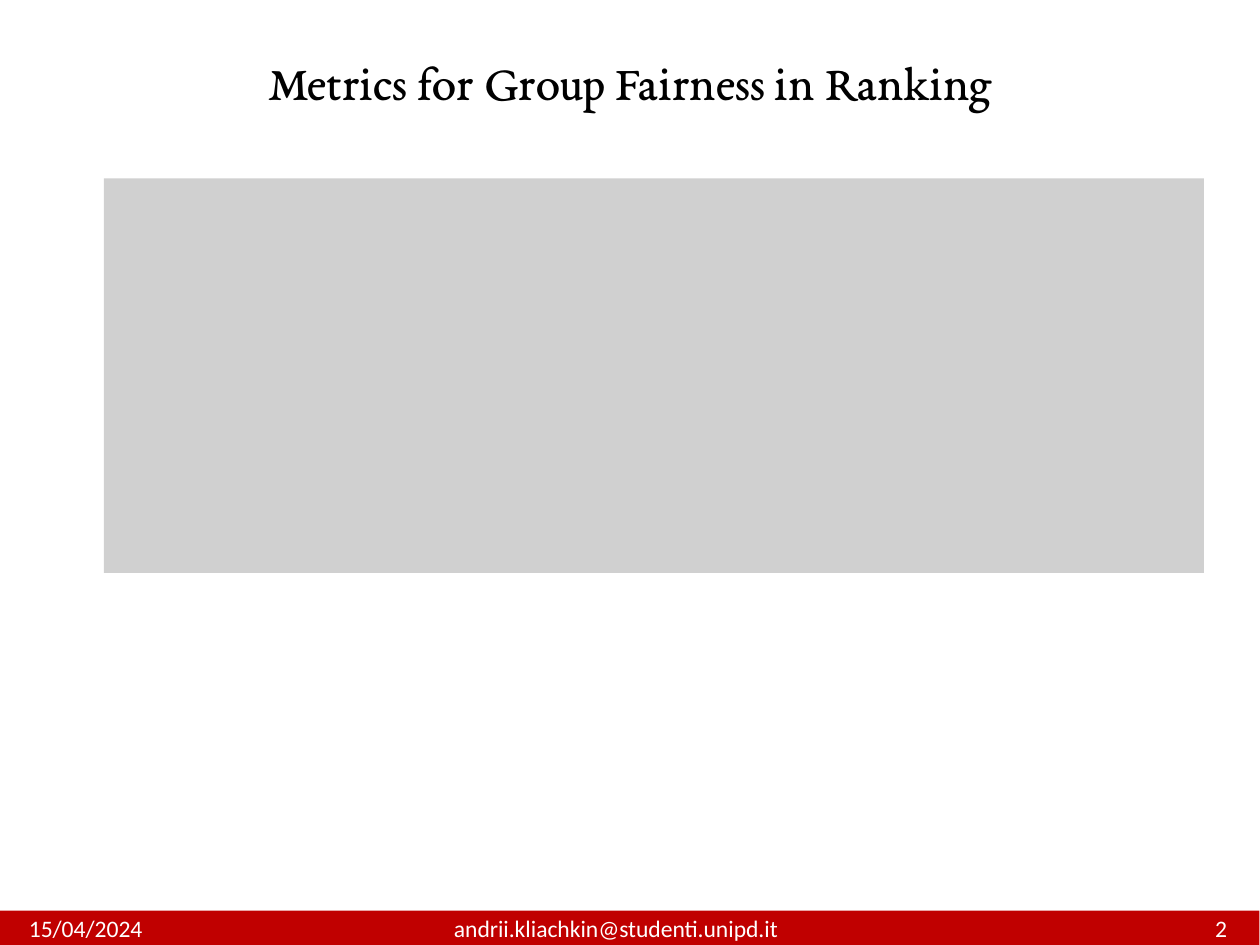
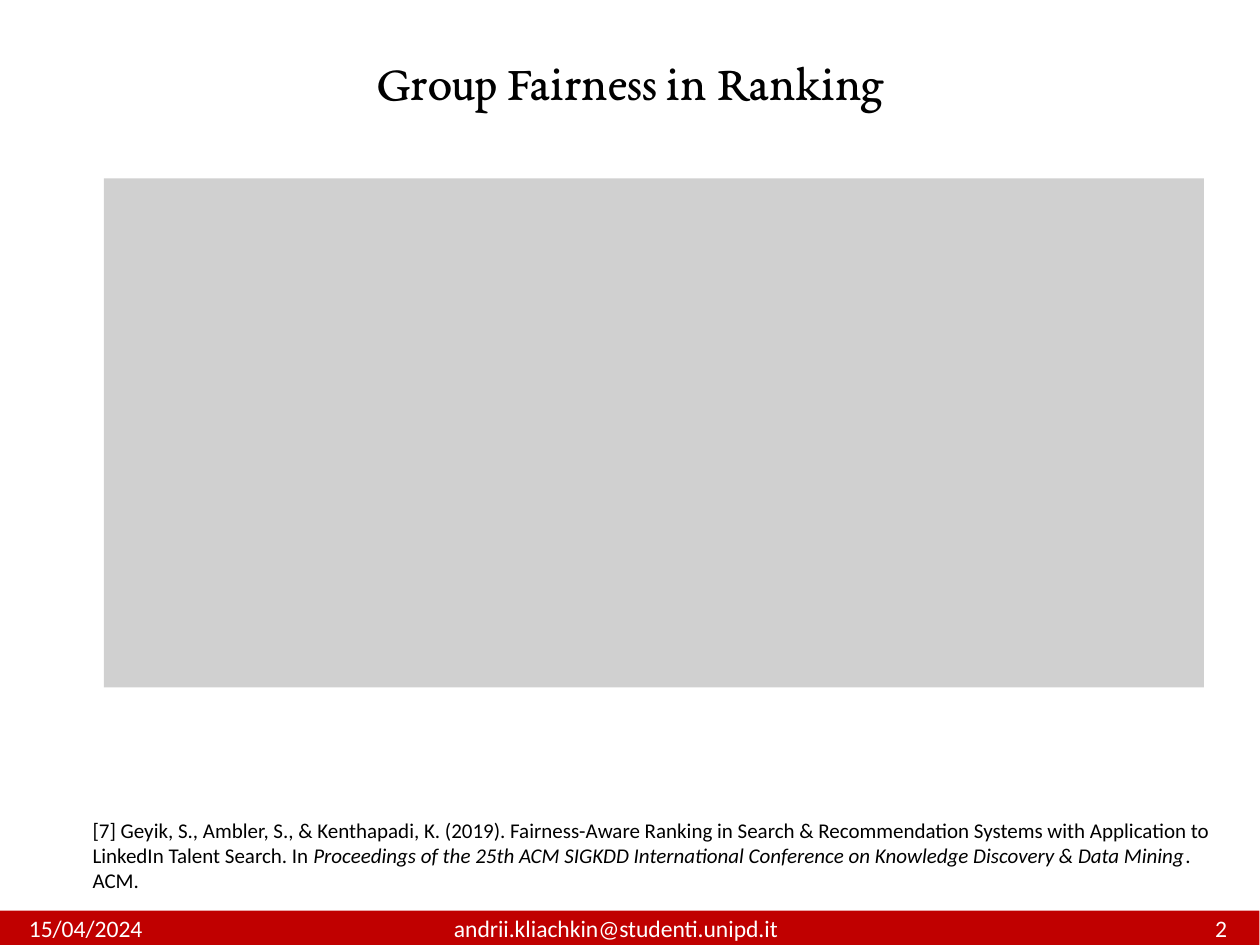
Before and after one commit to andrewklayk/unipd_thesis, a slide deck: slide 10 of AndriiKliachkin.pptx (slide 14 before the commit). Drawn at 1260x945 pixels with LibreOffice and Linux fonts; fonts in the diff are those of the drawing; grey boxes stand for pictures. Boxes give left, top, right and bottom in pixels: in the first picture for what was removed or moved away, otherwise in the second. Text is boxed around its words. In the diff, an @@ line names an element or a change of style, - is before the commit and + after.

```diff
--- a/AndriiKliachkin.pptx
+++ b/AndriiKliachkin.pptx
@@ text at (376,66,885,113): text changed @@
-Metrics for Group Fairness in Ranking
+Group Fairness in Ranking
@@ picture: place and size @@
-picture at (103,179,1203,573)
+picture at (103,179,1203,688)
@@ text added at (93,823,1209,888), 12 pt, text #000000 @@
+[7] Geyik, S., Ambler, S., & Kenthapadi, K. (2019). Fairness-Aware Ranking in Search & Recommendation Systems with Application to LinkedIn Talent Search. In Proceedings of the 25th ACM SIGKDD International Conference on Knowledge Discovery & Data Mining. ACM.
```
Also in this commit, not shown: 20 other slides changed, 7 slides added, 4 slides removed, 9 other files.
